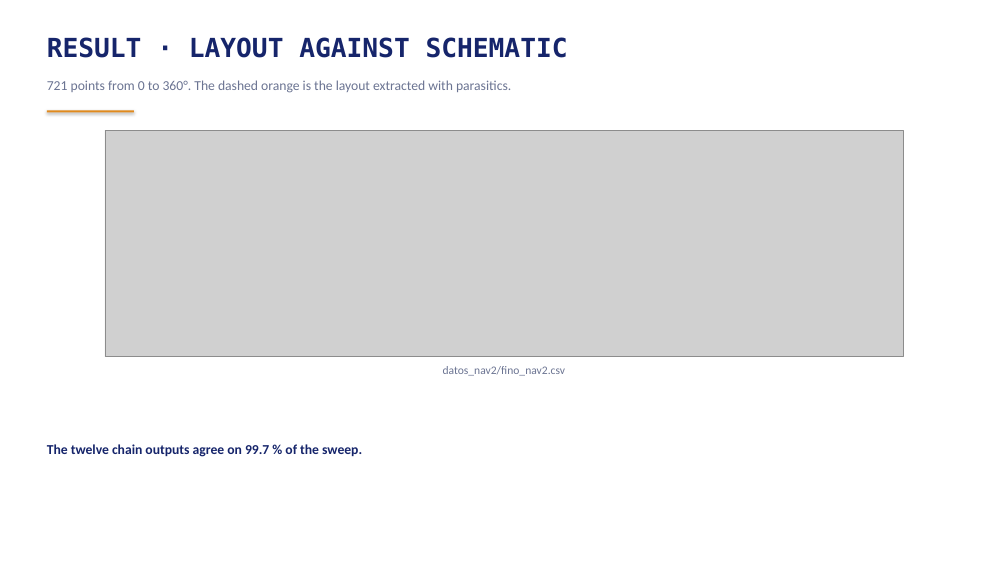
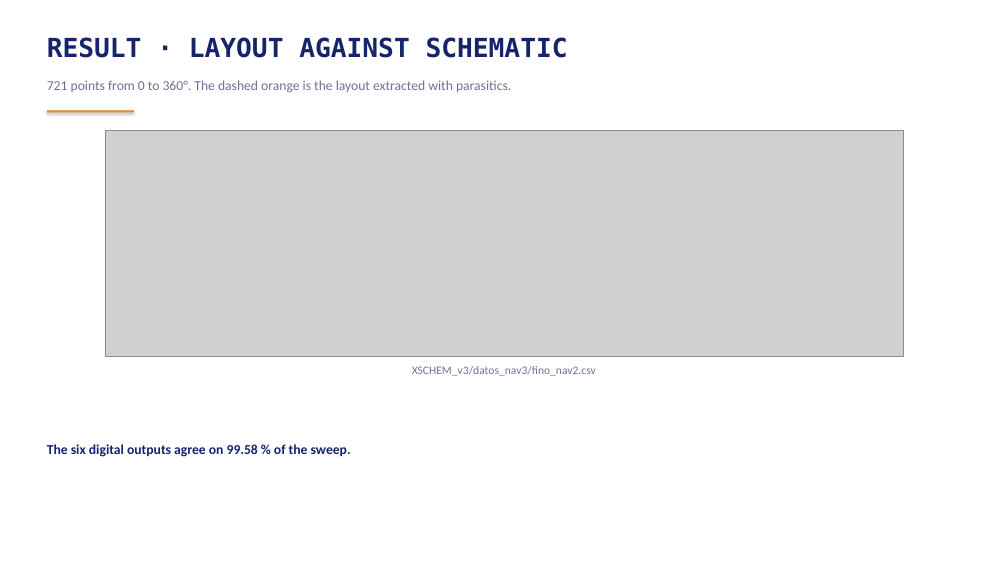
Before and after one commit to AnBuiUCI/sscs-2026-zotnetic, a slide deck: slide 58 of FINAL/reportes/reporte_zotnetic_EN.pptx. Drawn at 1008x567 pixels with LibreOffice and Linux fonts; fonts in the diff are those of the drawing; grey boxes stand for pictures. Boxes give left, top, right and bottom in pixels: in the first picture for what was removed or moved away, otherwise in the second. Text is boxed around its words. In the diff, an @@ line names an element or a change of style, - is before the commit and + after.

```diff
--- a/FINAL/reportes/reporte_zotnetic_EN.pptx
+++ b/FINAL/reportes/reporte_zotnetic_EN.pptx
@@ text at bbox=[412, 366, 596, 376]: text changed @@
-datos_nav2/fino_nav2.csv
+XSCHEM_v3/datos_nav3/fino_nav2.csv
@@ text at bbox=[47, 444, 351, 457]: text changed @@
-The twelve chain outputs agree on 99.7 % of the sweep.
+The six digital outputs agree on 99.58 % of the sweep.
```
Also in this commit, not shown: 6 other slides changed, 10 other files.
